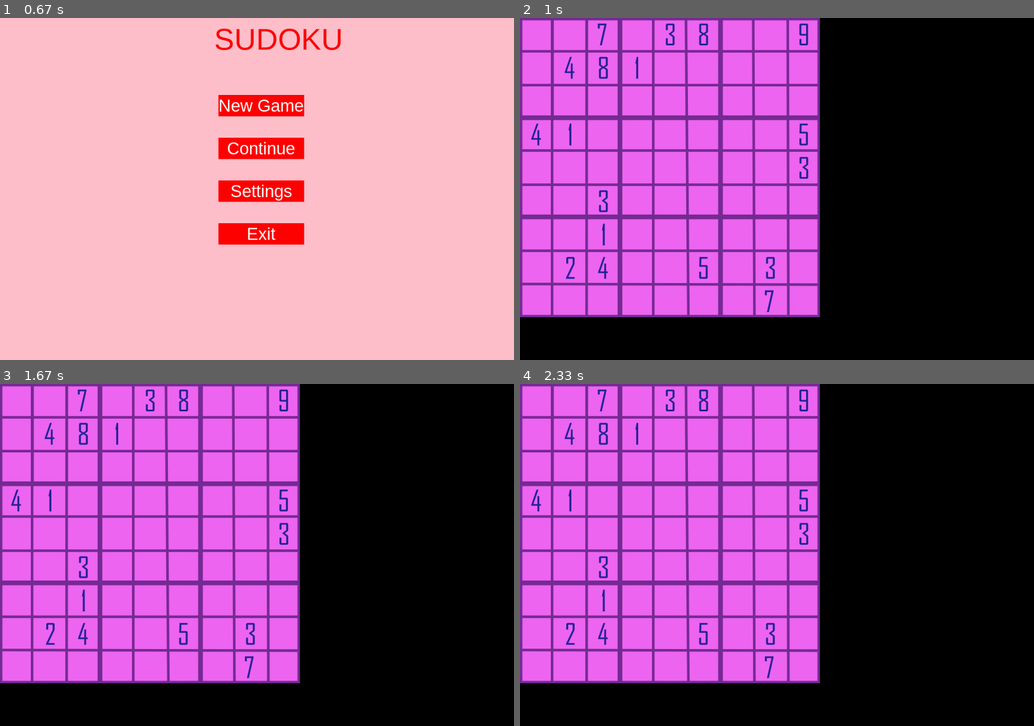
Above: before the commit, frames 1-4 (two rows, left to right).
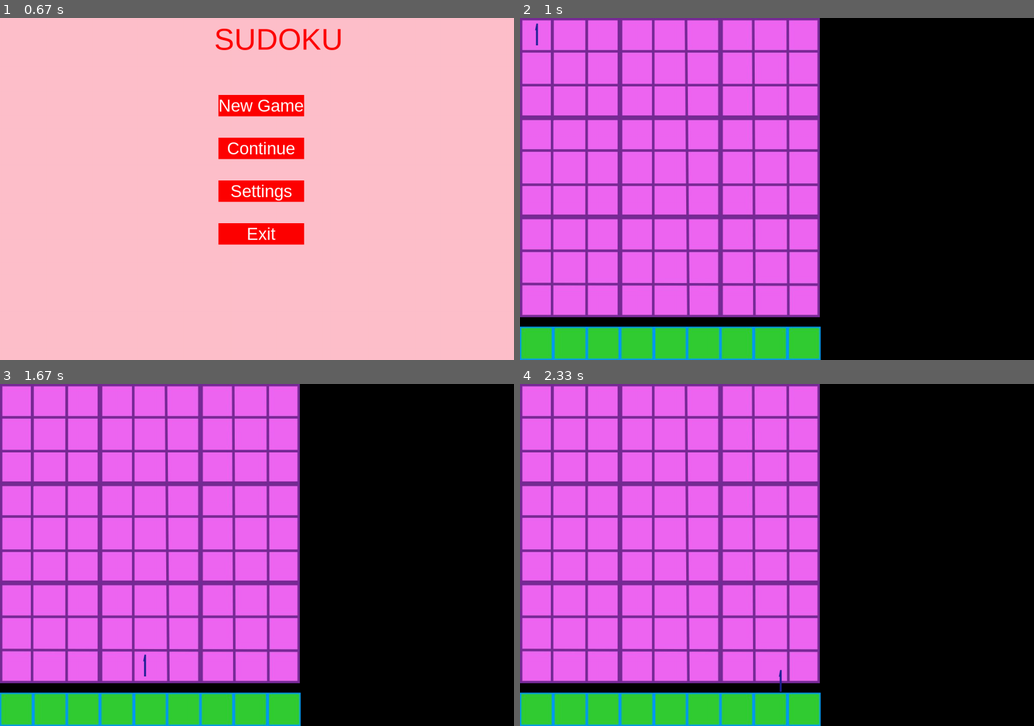
Above: after the commit, the same moments.

Repository: aabbi15/sudoku_pygame
Game: pygame game, started from homescreen.py
Same seed, same stepped clock (60 frames per second), same inputs: the game is played once before the commit and once after it.
Inputs (mouse positions are in pixels of both pictures, inside the frame that each line leads up to):
- Up to frame 1 (0.67 s): tap Space at 0.33 s
- Up to frame 2 (1 s): click (823, 100) at 0.72 s
- Up to frame 3 (1.67 s): press the mouse at (15, 401) at 1.03 s; move the mouse to (174, 452) at 1.13 s; release the mouse at (339, 507) at 1.27 s; press the mouse at (339, 507) at 1.37 s; move the mouse to (241, 585) at 1.47 s; release the mouse at (143, 664) at 1.6 s
- Up to frame 4 (2.33 s): press the mouse at (663, 664) at 1.7 s; move the mouse to (689, 671) at 1.8 s; release the mouse at (710, 674) at 1.93 s; press the mouse at (710, 674) at 2.03 s; move the mouse to (746, 678) at 2.13 s; release the mouse at (782, 681) at 2.27 s

Frame 1 is identical in both runs. In frame 2, 6.8% of the frame differs, in the area x 0-59%, y 1-100%; in frame 3, 6.8%; in frame 4, 6.8%.

Commit message:
dragndrop started

Diff:
--- /dev/null
+++ b/dragndrop.py
@@ -0,0 +1,122 @@
+from pygame.locals import *
+import pygame
+
+import sys
+
+pygame.init()
+
+
+
+
+all_draggers = []
+
+
+class DragnDrop:
+    def __init__(self, screen, image, x, y):
+        self.image = image
+        self.x = x
+        self.y = y
+        self.width = image.get_width()
+        self.height = image.get_height()
+        self.screen = screen
+        self.moving=False
+
+        self.image = image
+        self.rect = self.image.get_rect()
+        self.moving = False
+        # self.rect = pygame.Rect(x, y, self.width, self.height)
+        # all_draggers.append(self)
+
+    def draw_image(self):
+        self.screen.blit(self.image, self.rect)
+
+    def handle_events(self):
+        for event in pygame.event.get():
+            if event.type == QUIT:
+                self.running = False
+
+            elif event.type == MOUSEBUTTONDOWN:
+                if self.rect.collidepoint(event.pos):
+                    self.moving = True
+
+            elif event.type == MOUSEBUTTONUP:
+                self.moving = False
+
+            elif event.type == MOUSEMOTION and self.moving:
+                self.rect.move_ip(event.rel)
+
+        # pygame.display.update()
+
+
+    def update(self):
+        pass
+
+
+# all_draggers=[]
+
+# class DragnDrop():
+
+#     def __init__(self,screen,image,x,y):
+#         self.image=image
+#         self.x=x
+#         self.y=y
+#         self.width=image.get_width()
+#         self.height=image.get_height()
+#         self.screen=screen
+#         self.dragging = False
+
+#         self.rect=pygame.Rect(x,y,self.width,self.height)
+#         # self.rect.topleft= (x,y)
+#         all_draggers.append(self)
+
+
+#     def draw_image(self,visible):
+#         if visible:
+#             self.screen.blit(self.image,self.rect)
+
+#     def main(self):
+#         # dragging=False
+
+#         # for event in pygame.event.get():
+#         #     if event.type==pygame.QUIT:
+#         #         run=False
+
+#         #     if event.type==pygame.MOUSEBUTTONDOWN:
+#         #         if event.button==1:
+#         #             if self.rect.collidepoint(event.pos):
+#         #                 self.dragging=True
+#         #                 self.offset = event.pos[0] - self.rect.x, event.pos[1] - self.rect.y
+
+#         #     if event.type == pygame.MOUSEBUTTONUP:
+#         #         self.dragging = False
+
+#         #     if event.type== pygame.MOUSEMOTION:
+#         #         if self.dragging:
+#         #             # self.rect.move_ip(event.rel)
+#         #             self.rect.x = event.pos[0] - self.offset[0]
+#         #             self.rect.y = event.pos[1] - self.offset[1]
+
+#         # self.drawimage(visible)
+#         # pygame.display.update()
+
+#         for event in pygame.event.get():
+#             if event.type == pygame.QUIT:
+#                 pygame.quit()
+#                 sys.exit()
+
+#             if event.type == pygame.MOUSEBUTTONDOWN:
+#                 if event.button == 1:
+#                     if self.rect.collidepoint(event.pos):
+#                         self.dragging = True
+#                         self.offset = event.pos[0] - self.rect.x, event.pos[1] - self.rect.y
+
+#             if event.type == pygame.MOUSEBUTTONUP:
+#                 if event.button == 1:
+#                     self.dragging = False
+
+#             if event.type == pygame.MOUSEMOTION:
+#                 if self.dragging:
+#                     self.rect.x = event.pos[0] - self.offset[0]
+#                     self.rect.y = event.pos[1] - self.offset[1]
+
+#         self.draw_image(True)
--- a/homescreen.py
+++ b/homescreen.py
@@ -4,6 +4,7 @@
 import sys
 import random
 import sudokumaker
+import dragndrop
 
 pygame.init()
 
@@ -17,7 +18,7 @@
 
 #basics
 screen = pygame.display.set_mode((w,h))
-boardscreen = pygame.Surface([700,700], pygame.SRCALPHA, 32)
+boardscreen = pygame.Surface([700,700])
 boardscreen = boardscreen.convert_alpha()
 pygame.display.set_caption("SUDOKU")
 screen.fill("cyan")
@@ -26,6 +27,7 @@
 run=True
 logics={"showhome":True,"showmenu":False,"showgame":False,"xyz":True}
 difficulty="hard"
+visible=False
 
 
 #sudokumaker
@@ -57,6 +59,18 @@
 
 numbers_img=[blank_img,one_img,two_img,three_img,four_img,five_img,six_img,seven_img,eight_img,nine_img]
 
+bar_img = pygame.image.load("emptybar.jpg")
+
+
+#draggers
+# dragger = [0]*10
+# for i in range(1,10):
+#    dragger[i] = dragndrop.DragnDrop(screen,numbers_img[i],(78*(i-1)),722)
+
+onedrag = dragndrop.DragnDrop(screen,one_img,0,722)
+
+
+
 
 
 
@@ -100,19 +114,45 @@
 
    title("PRESS SPACE TO CONTINUE",titlefont,"red",100,700)
 
+
 def gamescreen():
+
+
    screen.fill("black")
    screen.blit(board_img,(0,0))
-
-
-   #screen.blit(one_img,(78,0))
-   l=0
-   for i in range(9):
-      for j in range(9):
-         key=finalgrid[i][j]
-
-
-         screen.blit(numbers_img[key],(78*i,78*j))
+   screen.blit(bar_img,(0,722))
+   screen.blit(one_img, onedrag.rect)
+
+
+
+
+   # for i in range(9):
+   #    for j in range(9):
+   #       key=finalgrid[i][j]
+   #       screen.blit(numbers_img[key],(78*i,78*j))
+
+
+   # i=0
+   # for num in numbers_img:
+   #    if num!=blank_img:
+   #       screen.blit(num,((78*i),722))
+   #       i+=1
+
+
+   # for i in range(1,10):
+   #    dragger[i].main()
+
+
+   # for i in range(1, 10):
+   #      dragger[i].main()
+
+   # pygame.display.update()
+
+
+
+
+
+
 
 
 
@@ -139,6 +179,20 @@
       menuscreen()
    if logics["showgame"]==True:
       gamescreen()
+      for event in pygame.event.get():
+            if event.type == pygame.QUIT:
+                run = False
+            if event.type == pygame.MOUSEBUTTONDOWN:
+                if onedrag.rect.collidepoint(event.pos):
+                    onedrag.dragging = True
+            elif event.type == pygame.MOUSEBUTTONUP:
+                onedrag.dragging = False
+            elif event.type == pygame.MOUSEMOTION:
+                if onedrag.dragging:
+                    onedrag.rect.move_ip(event.rel)
+                    gamescreen()
+                    pygame.display.update()
+
 
 
 
--- a/sudokumaker.py
+++ b/sudokumaker.py
@@ -59,12 +59,12 @@
         remove=random.randint(61,66)
 
 
-    while remove:
-        row=random.randint(0,8)
-        col=random.randint(0,8)
-        if grid[row][col]!=0:
-            grid[row][col]=0
-            remove-=1
+    # while remove:
+        # row=random.randint(0,8)
+        # col=random.randint(0,8)
+        # if grid[row][col]!=0:
+        #     grid[row][col]=0
+        #     remove-=1
     return grid
 
 # generatepuzzle("easy")
--- a/tempCodeRunnerFile.py
+++ b/tempCodeRunnerFile.py
@@ -1,6 +1,71 @@
-while remove:
-    #     row=random.randint(0,8)
-    #     col=random.randint(0,8)
-    #     if grid[row][col]!=0:
-    #         grid[row][col]=0
-    #         remove-=1
+# Python program to move the image
+# with the mouse
+
+# Import the library pygame
+import pygame
+from pygame.locals import *
+
+# Take colors input
+YELLOW = (255, 255, 0)
+BLUE = (0, 0, 255)
+
+# Construct the GUI game
+pygame.init()
+
+# Set dimensions of game GUI
+w, h = 640, 350
+screen = pygame.display.set_mode((w, h))
+
+# Take image as input
+img = pygame.image.load('emptybar.jpg')
+img.convert()
+
+# Draw rectangle around the image
+rect = img.get_rect()
+rect.center = w//2, h//2
+
+# Set running and moving values
+running = True
+moving = False
+
+# Setting what happens when game
+# is in running state
+while running:
+
+	for event in pygame.event.get():
+
+		# Close if the user quits the
+		# game
+		if event.type == QUIT:
+			running = False
+
+		# Making the image move
+		elif event.type == MOUSEBUTTONDOWN:
+			if rect.collidepoint(event.pos):
+				moving = True
+
+		# Set moving as False if you want
+		# to move the image only with the
+		# mouse click
+		# Set moving as True if you want
+		# to move the image without the
+		# mouse click
+		elif event.type == MOUSEBUTTONUP:
+			moving = False
+
+		# Make your image move continuously
+		elif event.type == MOUSEMOTION and moving:
+			rect.move_ip(event.rel)
+
+	# Set screen color and image on screen
+	screen.fill(YELLOW)
+	screen.blit(img, rect)
+
+	# Construct the border to the image
+	pygame.draw.rect(screen, BLUE, rect, 2)
+
+	# Update the GUI pygame
+	pygame.display.update()
+
+# Quit the GUI game
+pygame.quit()
Binary file added: emptybar.jpg
Binary file added: fullbar.jpg
